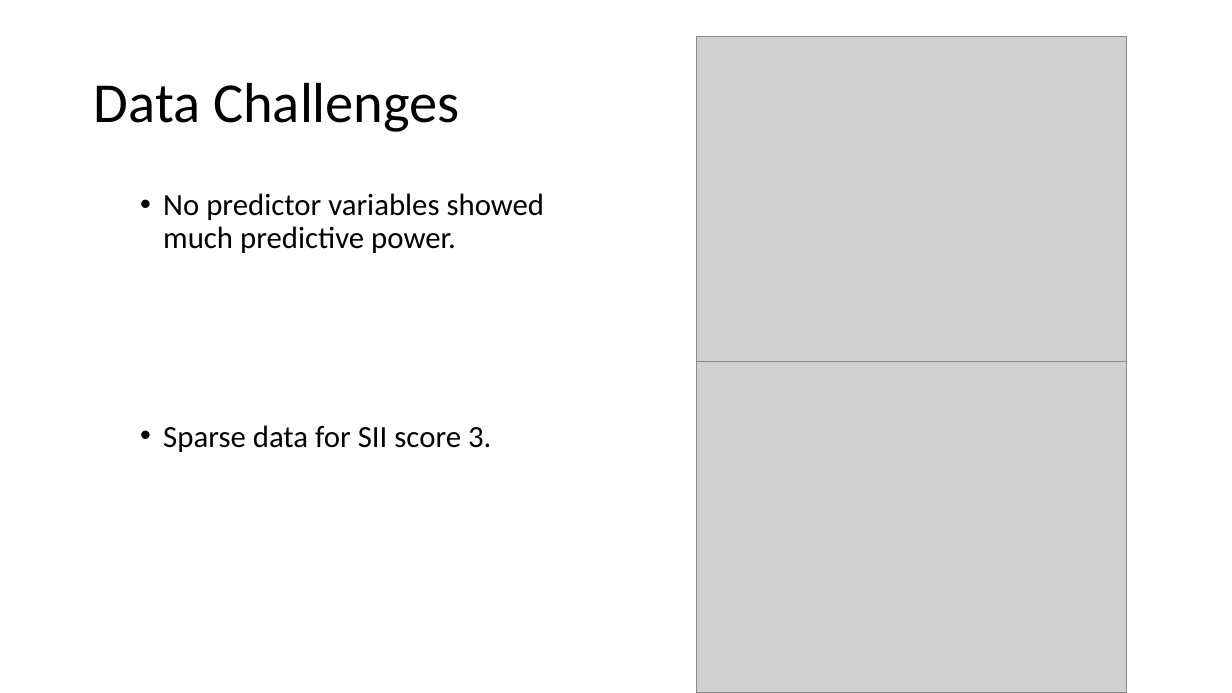
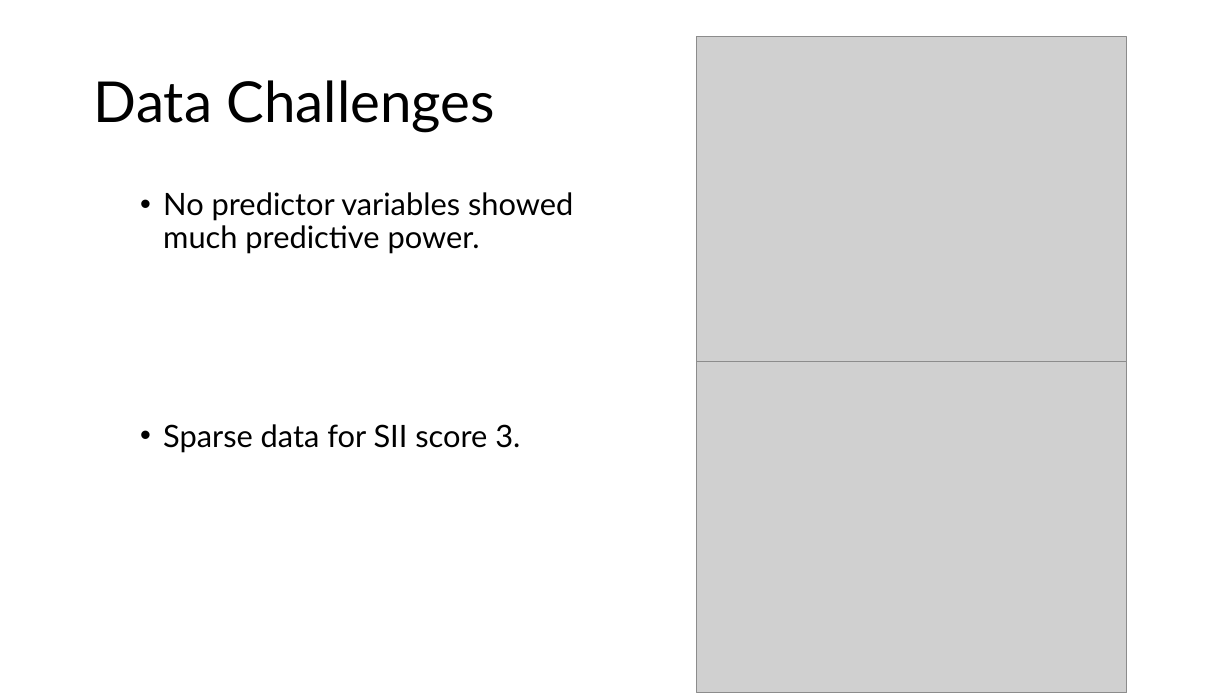
Before and after one commit to aarondweinberg/CMI_problematic_internet_use, a slide deck: slide 5 of Presentation/Problematic Internet Use Video.pptx. Drawn at 1232x693 pixels with LibreOffice and Linux fonts; fonts in the diff are those of the drawing; grey boxes stand for pictures. Boxes give left, top, right and bottom in pixels: in the first picture for what was removed or moved away, otherwise in the second. Text is boxed around its words. In the diff, an @@ line names an element or a change of style, - is before the commit and + after.

```diff
--- a/Presentation/Problematic Internet Use Video.pptx
+++ b/Presentation/Problematic Internet Use Video.pptx
@@ title "Data Challenges" at [94, 80, 495, 132]: font Calibri to Lato @@
@@ text "No predictor variables showed much ..." at [163, 192, 573, 453]: font Calibri to Lato @@
```
Also in this commit, not shown: 5 other slides changed, 35 other files.
